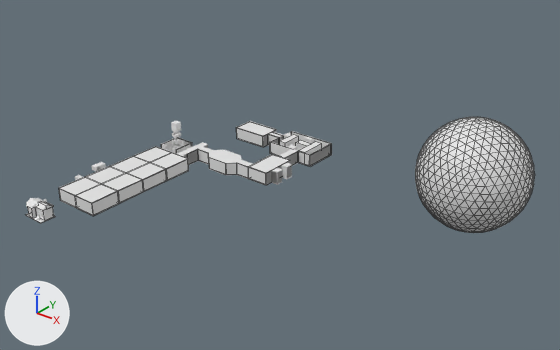
Two versions of the Blender file Blender/MinnHax2024.blend, one commit apart.
Rendered twice from a 50 mm lens placed at (767.0, -541.0, 443.0), pointed at (201.0, 167.0, 4.0). Arrows for +X, +Y and +Z are at lower left; the lights stay in place. Mesh edges are drawn as thin lines on the coarser meshes.
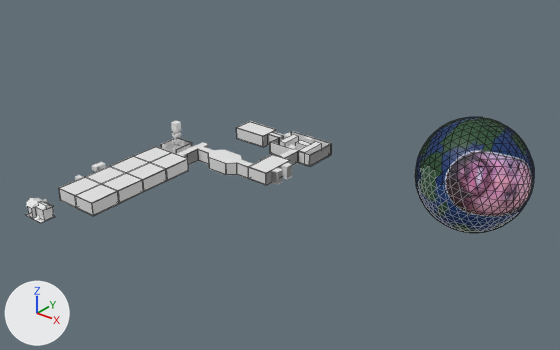
Changed parts and their boxes [x1, y1, x2, y2] in the pictures (560 x 350 px):
```json
{"object": "Icosphere", "change": "recoloured, surface changed, turned", "before": [415, 117, 535, 233], "after": [415, 117, 534, 233]}
```

The change, as JSON lines over the scene's bpy script:
```json
{"op": "add", "block": "img_earth_texture_png", "code": ["img_earth_texture_png = load_image('earth_texture.png', '../Images/earth_texture_mod.png', 400, 400, 'sRGB')"]}
{"op": "add", "block": "mat_material", "code": ["mat_material = principled_material('Material')", "mat_material.texture = img_earth_texture_png"]}
{"block": "me_icosphere", "where": "me_icosphere.from_pydata(...)  # 642 vertices, 1280 faces; spans x -100.0..100.0, y -100.0..100.0, z -100.0..100.0"}
{"block": "me_icosphere", "where": "# used by ob_icosphere; location = (379.0, 365.0, -17.0); scale = (0.785, 0.785, 0.785)"}
{"block": "me_icosphere", "change": "me_icosphere part 1: texture (UV) coordinates of 1280 of 1280 faces, centred in x -99.0..99.0, y -99.0..99.0, z -100.0..100.0, changed; they spanned u 0.0..1.0, v 0.0..0.47 and now span u 0.02..1.0, v 0.02..0.99"}
{"op": "add", "block": "me_icosphere", "code": "me_icosphere.materials.append(mat_material)  # picture img_earth_texture_png"}
{"op": "set", "path": "ob_icosphere.rotation_euler", "old": "(0.0, 0.0, 0.0)", "new": "(5.439, 0.593, -2.215)", "note": "degrees (0, 0, 0) -> degrees (312, 34, -127)"}
```
